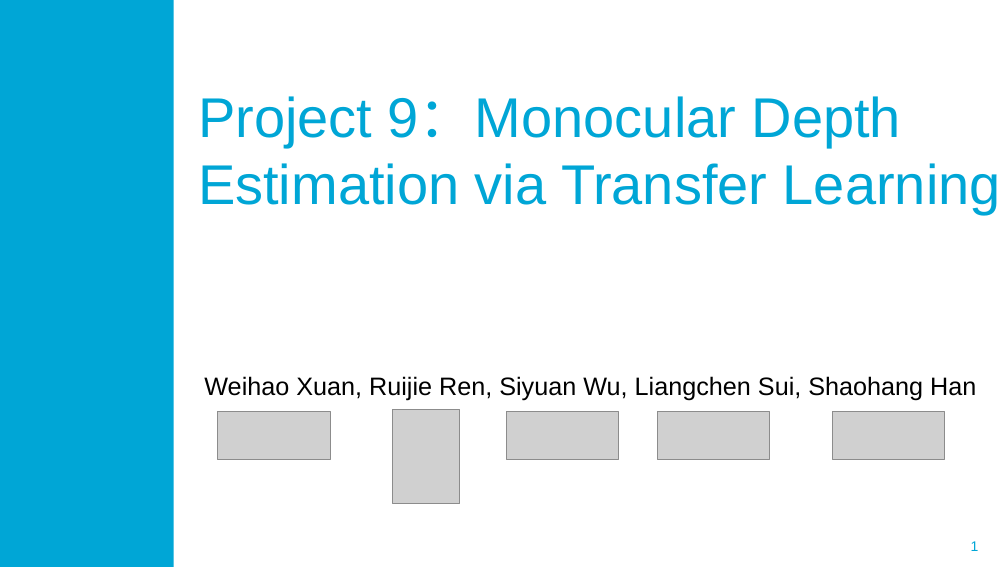
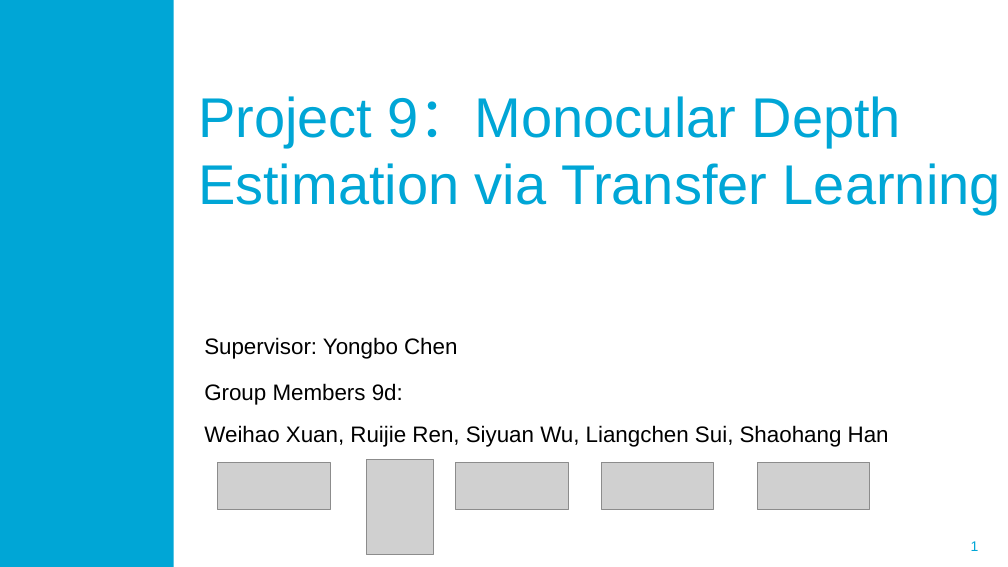
Before and after one commit to siyuanwu99/IEEE-RAS-slam-winter-school-project-9, a slide deck: slide 1 of Proj 9 Presentation.pptx. Drawn at 1008x567 pixels with LibreOffice and Linux fonts; fonts in the diff are those of the drawing; grey boxes stand for pictures; background and template pictures are left out. Boxes give left, top, right and bottom in pixels: in the first picture for what was removed or moved away, otherwise in the second. Text is boxed around its words. In the diff, an @@ line names an element or a change of style, - is before the commit and + after.

```diff
--- a/Proj 9 Presentation.pptx
+++ b/Proj 9 Presentation.pptx
@@ text added at box(204, 337, 457, 359), 16 pt, text #000000 @@
+Supervisor: Yongbo Chen
@@ text added at box(204, 383, 403, 405), 16 pt, text #000000 @@
+Group Members 9d:
@@ text "Weihao Xuan, Ruijie Ren, Siyuan ...": place and size @@
-text "Weihao Xuan, Ruijie Ren, Siyuan ..." at box(204, 376, 976, 400)
+text "Weihao Xuan, Ruijie Ren, Siyuan ..." at box(204, 425, 889, 447)
@@ text "Weihao Xuan, Ruijie Ren, Siyuan ..." at box(204, 425, 889, 447): size 18 to 16 pt @@
@@ picture: place and size @@
-picture at box(218, 412, 330, 460)
+picture at box(218, 463, 330, 510)
@@ picture: place and size @@
-picture at box(393, 409, 461, 504)
+picture at box(366, 460, 433, 554)
@@ picture: place and size @@
-picture at box(506, 412, 618, 460)
+picture at box(456, 463, 568, 510)
@@ picture: place and size @@
-picture at box(657, 412, 769, 460)
+picture at box(601, 463, 713, 510)
@@ picture: place and size @@
-picture at box(833, 412, 944, 460)
+picture at box(757, 463, 869, 510)
```
Also in this commit, not shown: 4 other slides changed, 1 slide added.
